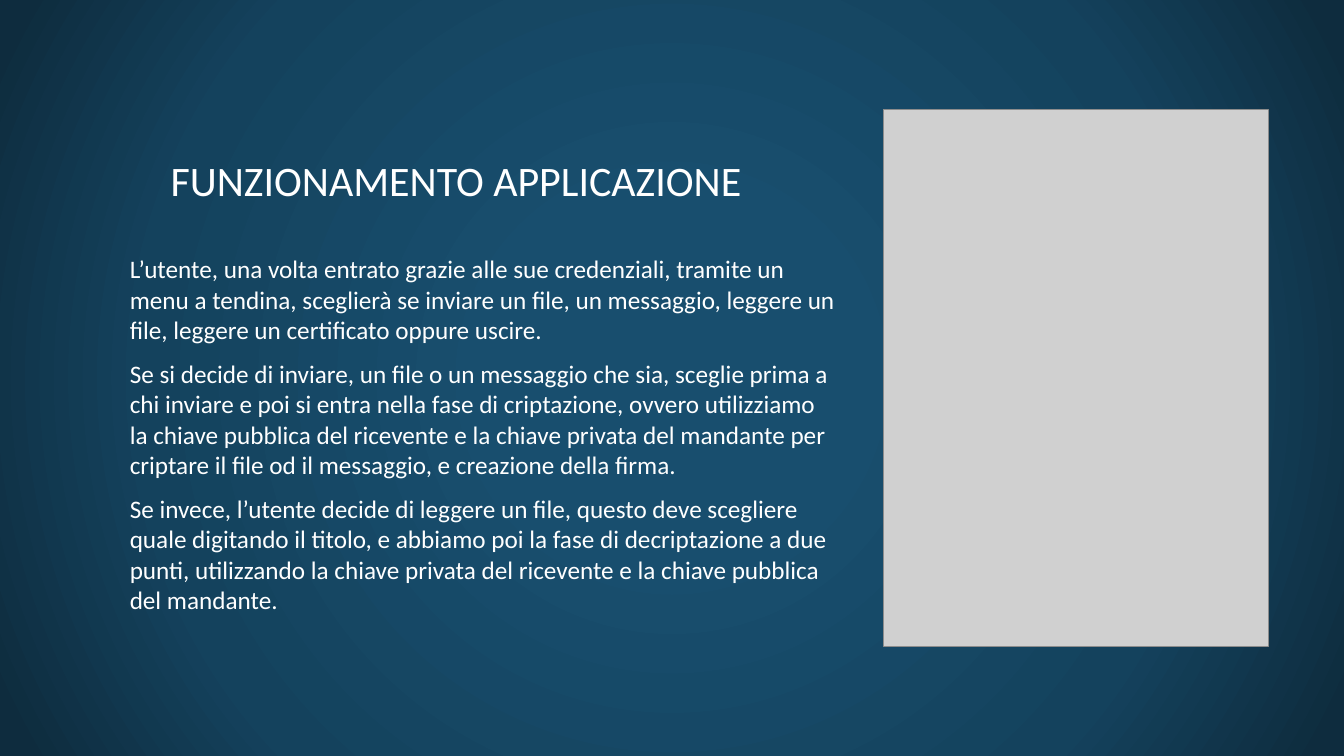
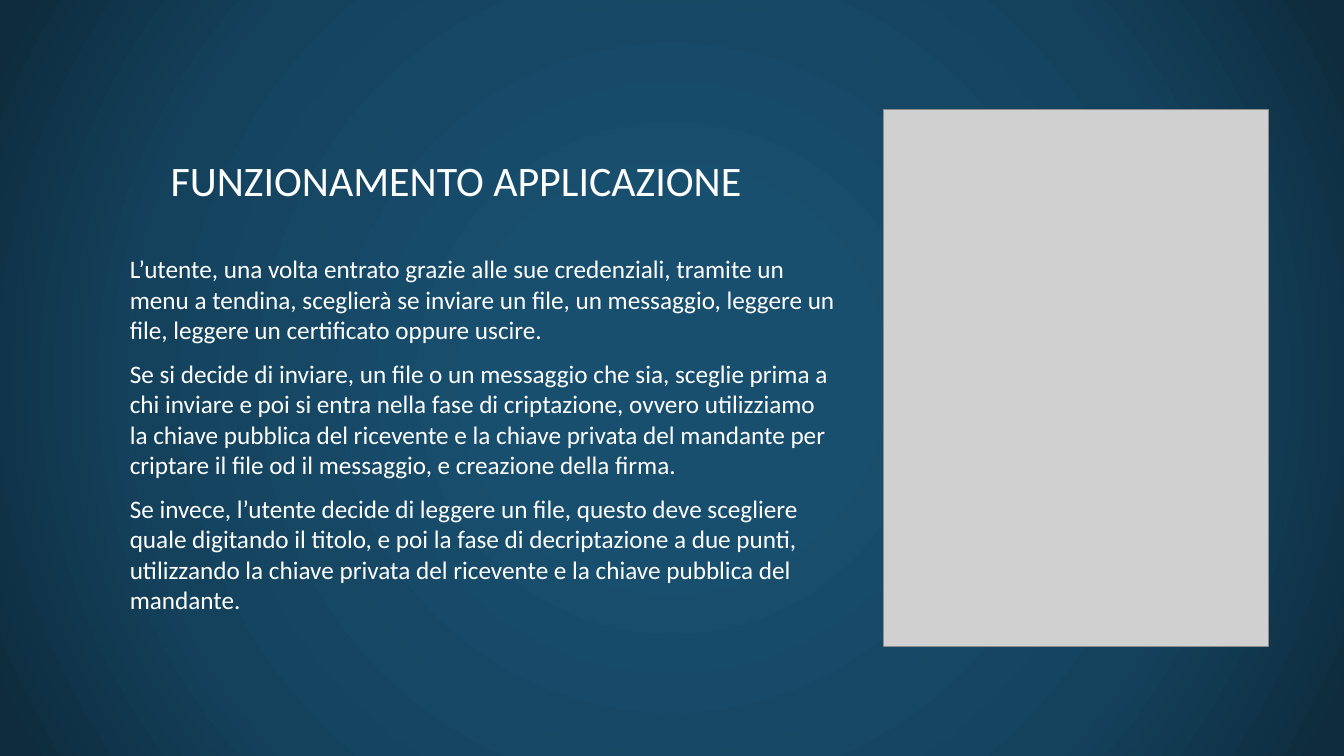
Before and after one commit to matemmequadro/homework_ssd_1, a slide deck: slide 4 of Primo Homework.pptx. Drawn at 1344x756 pixels with LibreOffice and Linux fonts; fonts in the diff are those of the drawing; grey boxes stand for pictures; background and template pictures are left out. Boxes give left, top, right and bottom in pixels: in the first picture for what was removed or moved away, otherwise in the second. Text is boxed around its words. In the diff, an @@ line names an element or a change of style, - is before the commit and + after.

```diff
--- a/Primo Homework.pptx
+++ b/Primo Homework.pptx
@@ text at [130, 500, 797, 609]: text changed @@
-Se invece, l’utente decide di leggere un file, questo deve scegliere quale digitando il titolo, e abbiamo poi la fase di decriptazione a due punti, utilizzando la chiave privata del ricevente e la chiave pubblica del mandante.
+Se invece, l’utente decide di leggere un file, questo deve scegliere quale digitando il titolo, e poi la fase di decriptazione a due punti, utilizzando la chiave privata del ricevente e la chiave pubblica del mandante.
```
